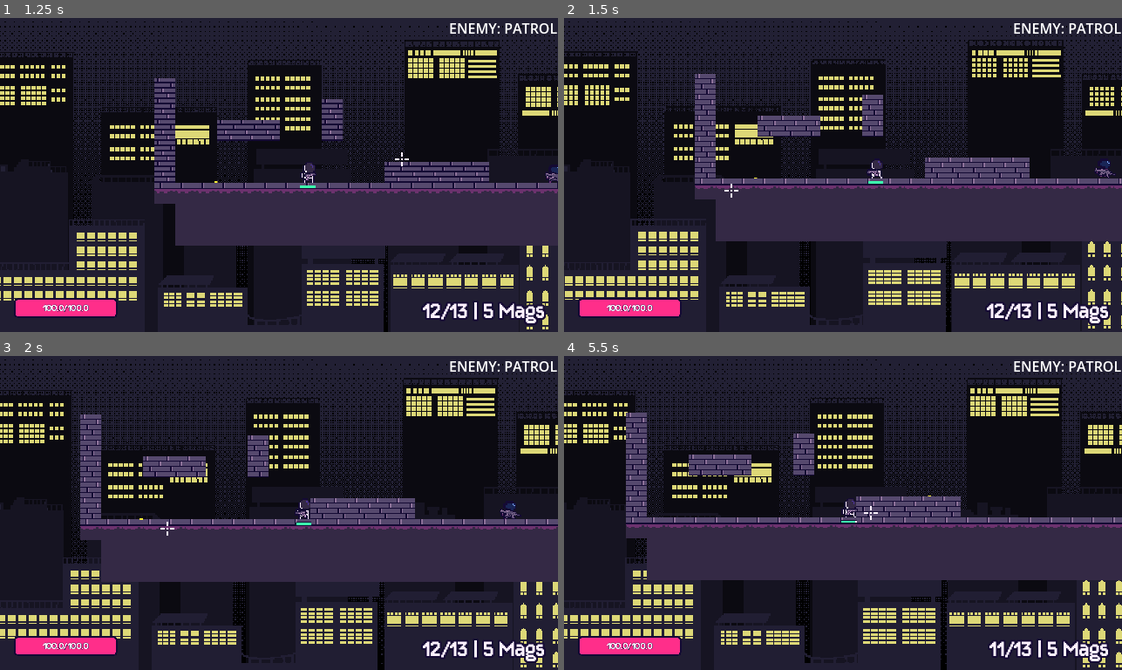
Above: before the commit, frames 1-4 (two rows, left to right).
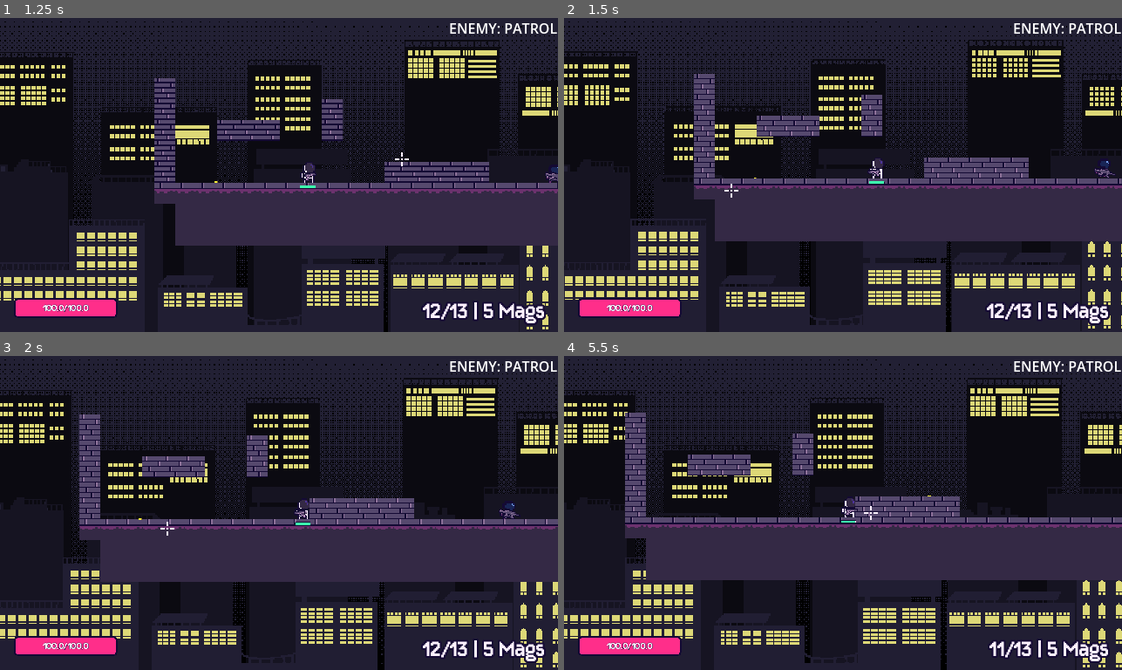
Above: after the commit, the same moments.

Repository: kyteidev/rogueshot
Game: Godot game, scene res://scenes/game_debug.tscn
The game is run twice, just before and just after one commit, with the same random seed, the same clock (stepped at 60 frames per second) and the same inputs.
Inputs (mouse positions are in pixels of both pictures, inside the frame that each line leads up to):
- Up to frame 1 (1.25 s): move the mouse to (401, 159) at 0.52 s; press the mouse at (401, 159) at 0.53 s; hold D (player_right) from 0.53 s (still down); tap W (player_jump) at 0.77 s
- Up to frame 2 (1.5 s): keep holding D (player_right); move the mouse to (731, 190) at 1.27 s; release the mouse at (731, 190) at 1.28 s; tap Shift (player_sprint) at 1.35 s
- Up to frame 3 (2 s): keep holding D (player_right); tap W (player_jump) at 1.52 s
- Up to frame 4 (5.5 s): move the mouse to (898, 443) at 2.02 s; release D (player_right) at 2.03 s; hold A (player_left) 2.03-2.78 s; tap 1 (weapon_1) at 2.1 s; move the mouse to (815, 575) at 2.77 s; hold D (player_right) 2.78-4.28 s; tap 2 (weapon_2) at 2.85 s; tap W (player_jump) at 3.02, 3.77, 4.52 s; move the mouse to (1010, 560) at 3.52 s; tap Q (weapon_cycle) at 3.6 s; move the mouse to (675, 465) at 4.27 s; hold A (player_left) 4.28-5.03 s; click (675, 465) at 4.35 s; move the mouse to (870, 513) at 5.02 s; hold D (player_right) from 5.03 s (still down); hold Shift (player_sprint) from 5.03 s (still down)

Frame 1 is identical in both runs. In frame 2, 0.7% of the frame differs, in the area x 23-100%, y 17-72%; in frame 3, 1.0%, in the area x 14-100%, y 18-67%; in frame 4, 0.6%.

Commit message:
increase player sprint multiplier

Diff:
--- a/scripts/characters/player.gd
+++ b/scripts/characters/player.gd
@@ -5,7 +5,7 @@
 const DAMAGE_FLASH_DELAY = 0.04
 
 const BASE_SPEED = 80.0
-const SPRINT_MULTIPLIER = 1.25
+const SPRINT_MULTIPLIER = 1.5
 
 const MAX_STAMINA = 100.0
 const STAMINA_RECOVERY_DELAY = 1.5
